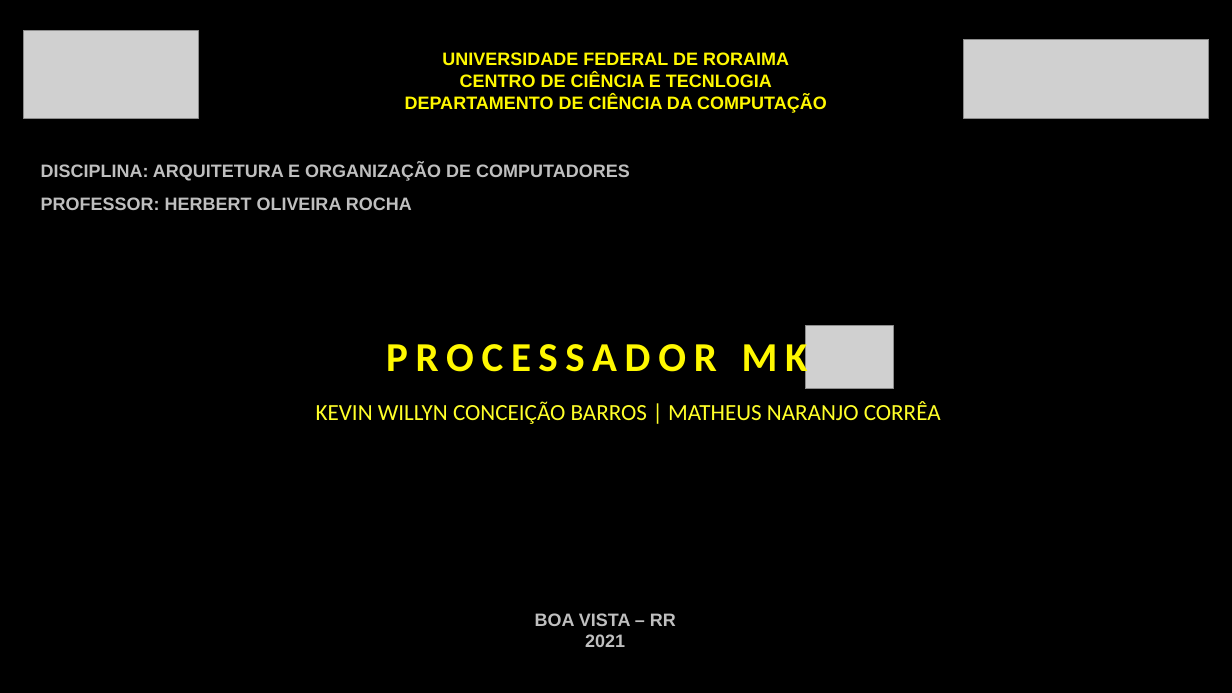
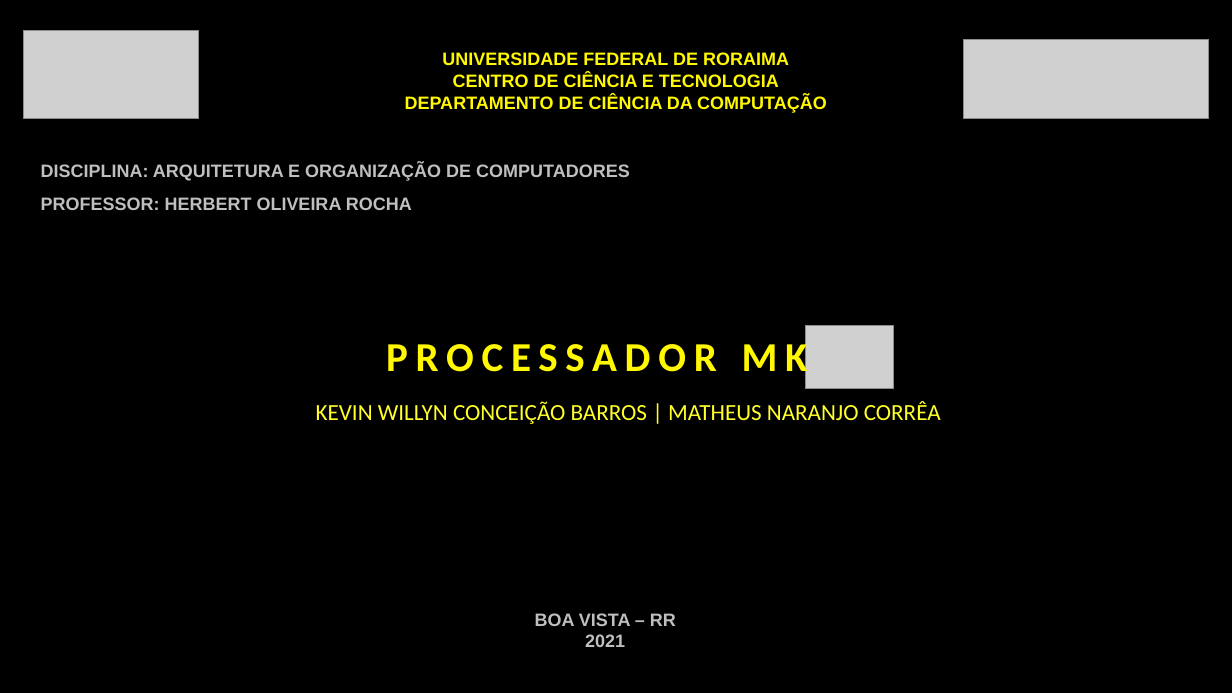
Before and after one commit to MatheusOrange211/AOC_Matheus_Kevin_UFRR_2020, a slide deck: slide 1 of APRESENTACAO/apresentacao.pptx. Drawn at 1232x693 pixels with LibreOffice and Linux fonts; fonts in the diff are those of the drawing; grey boxes stand for pictures. Boxes give left, top, right and bottom in pixels: in the first picture for what was removed or moved away, otherwise in the second. Text is boxed around its words. In the diff, an @@ line names an element or a change of style, - is before the commit and + after.

```diff
--- a/APRESENTACAO/apresentacao.pptx
+++ b/APRESENTACAO/apresentacao.pptx
@@ text at <box>453,73,779,87</box>: text changed @@
-CENTRO DE CIÊNCIA E TECNLOGIA
+CENTRO DE CIÊNCIA E TECNOLOGIA
```
Also in this commit, not shown: 2 other slides changed, 1 other file.
